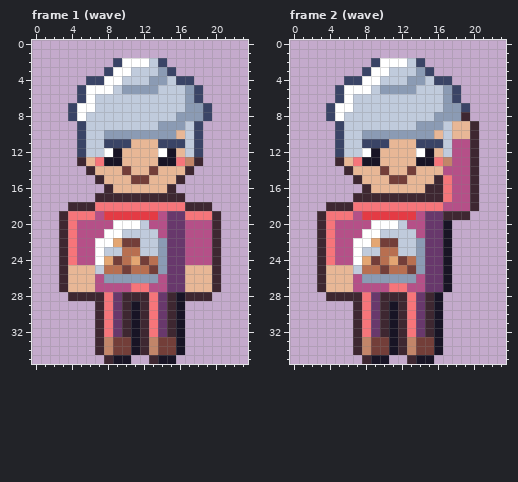
Pixel-art file, stored at art/depths/biscuit-neighbour@50.aseprite. The picture above was drawn from the file before the commit.
24x36 pixels, 4 frames. Shown: frame 1 (wave), frame 2 (wave). The commit also changed other frames, which this record leaves out.
Now the later version:
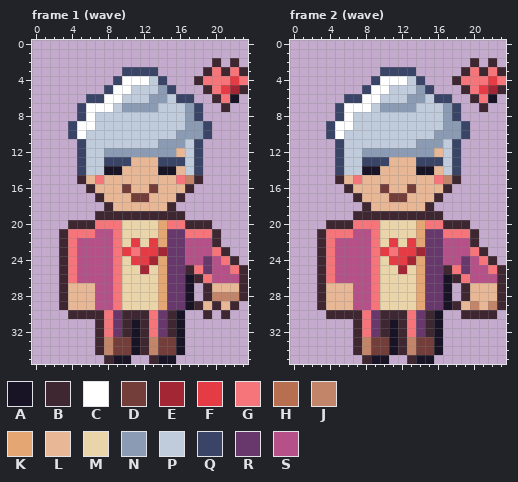
Palette (. is transparent): A #181425  B #3e2731  C #ffffff  D #733e39  E #a22633  F #e43b44  G #f6757a  H #b86f50  J #c28569  K #e4a672  L #e8b796  M #ead4aa  N #8b9bb4  P #c0cbdc  Q #3a4466  R #68386c  S #b55088
The exact change:
Changed rows in their new state; - is an unchanged pixel.
Frame 1 (wave):
first column x 3:
 2 ------......-----B-B-
 3 -----..QQQQ..---BGBGB
 4 ---...QCCCPQ...BGGGFG
 5 --...QCCPPPNQ...BGFEB
 6 --.QQCC---NN-QQ.-BGA-
 7 -.Q-CC-NNNN----Q.-B--
 8 -.QC---------P-Q.----
 9 -QCC-------PPPNNQ----
10 -QC--PPPPPPPPNNNQ----
11 -----PPPPPPNNN-------
12 -----NNNNNNNN--------
13 --QPPQQQ---QQQPQ-----
14 --QPPAAL--LAA-PQ-----
15 --BLG---LL---GJB-----
16 ---BLL-D--D-LLB------
17 -----LLLDDLLL--------
18 -....BLLLLLLB....----
19 ....BBBBBBBBBB....---
20 .BBBGGGMMMMKGGBBB.---
21 --GG-SGMMMMK--GGG----
22 ----SSGMFMFK---------
23 ----SSGFGFFE-----GB--
24 ----SSGMFFEK----RSGB-
25 -GSSSSGMMEMK--BGRSSGB
26 -GSS-SGMMMMK--ABGSSSB
27 ------GMMMMK--A.BLLLB
28 BLLLSSGMMMMKRRA.-JJJB
29 BLLLSSGMMMMKRRABLBLB-
30 -BBB----B-------B-B--
Frame 2 (wave):
first column x 3:
 2 ------......-----B-B-
 3 -----..QQQQ..---BGBGB
 4 ---...QCCCPQ...BGGGFG
 5 --...QCCPPPNQ...BGFEB
 6 --.QQCC---NN-QQ.-BGA-
 7 -.Q-CC-NNNN----Q.-B--
 8 -.QC---------P-Q.----
 9 -QCC-------PPPNNQ.---
10 -QC--PPPPPPPPNNNQ.---
11 -----PPPPPPNNN-Q..---
12 -----NNNNNNNN--Q..---
13 --QPPQQQ---QQQPQ..---
14 --QPPAAL--LAA-PQ..---
15 --BLG---LL---GJB..---
16 ---BLL-D--D-LLB...---
17 -----LLLDDLLL-....---
18 -....BLLLLLLB.....---
19 ....BBBBBBBBBB...----
20 .BBBGGGMMMMKGGBBB----
21 --GG-SGMMMMK--GGGB---
22 ----SSGMFMFK--SSSB---
23 ----SSGFGFFE--SSSGB--
24 ----SSGMFFEK--SSRSGB-
25 -GSSSSGMMEMK--BGRSSGB
26 -GSS-SGMMMMK---BGSSSB
27 ------GMMMMK----BLLLB
28 BLLLSSGMMMMKRRA-BLLLB
29 BLLLSSGMMMMKRRABLJLJB
30 -BBB----B-------BBBB-
Pixel boxes of the changes (left, top, right, bottom) in both pictures:
changed: (59, 58, 248, 319)
changed: (317, 58, 506, 319)
